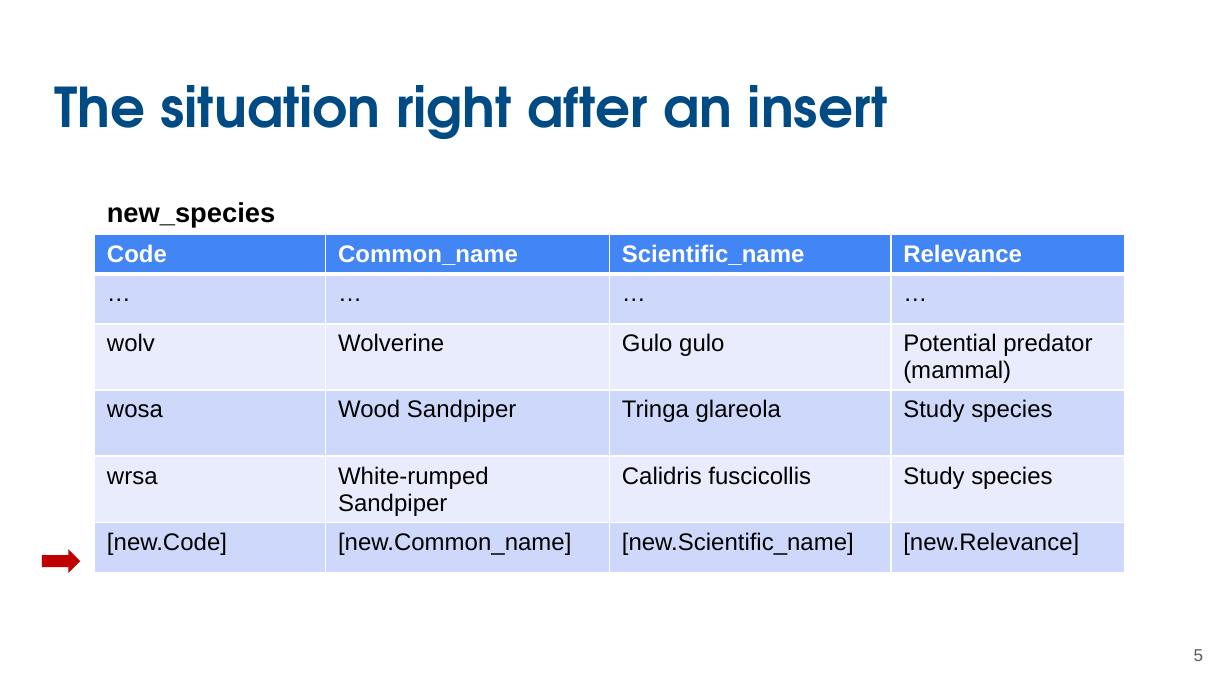
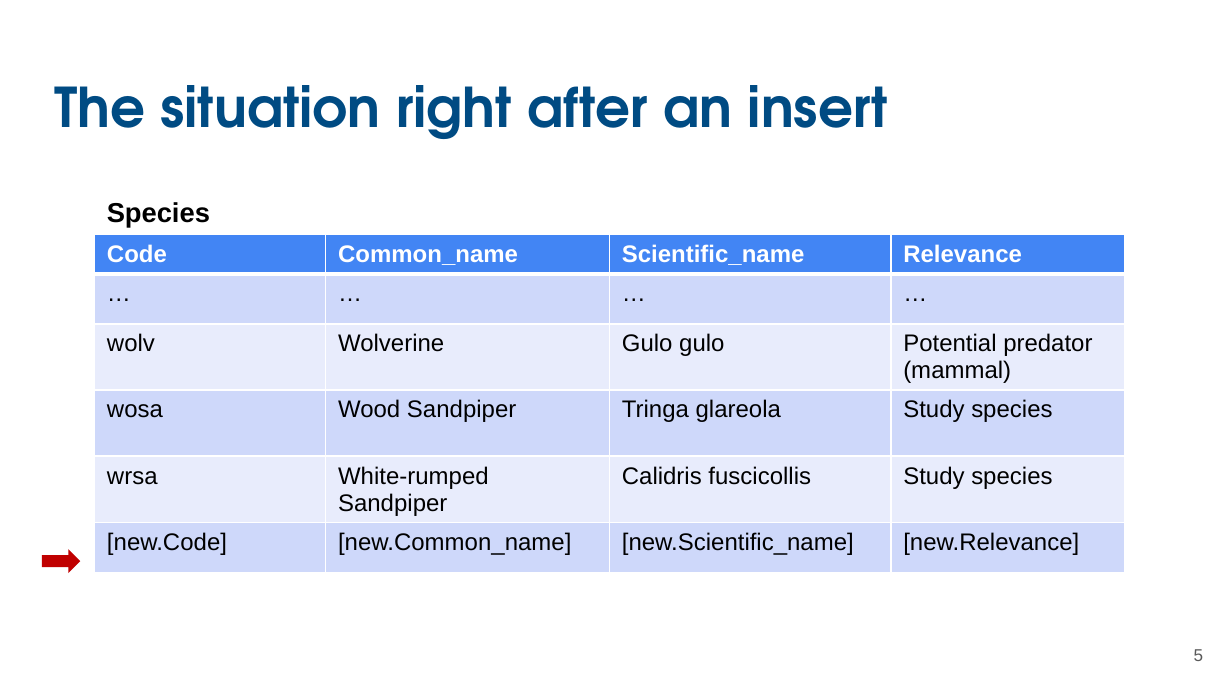
Before and after one commit to UCSB-Library-Research-Data-Services/bren-eds213, a slide deck: slide 5 of modules/week05/slides-05-triggers.pptx. Drawn at 1232x693 pixels with LibreOffice and Linux fonts; fonts in the diff are those of the drawing. Boxes give left, top, right and bottom in pixels: in the first picture for what was removed or moved away, otherwise in the second. Text is boxed around its words. In the diff, an @@ line names an element or a change of style, - is before the commit and + after.

```diff
--- a/modules/week05/slides-05-triggers.pptx
+++ b/modules/week05/slides-05-triggers.pptx
@@ text at box(107, 202, 210, 228): text changed @@
-new_species
+Species
```
Also in this commit, not shown: 4 other slides changed.
